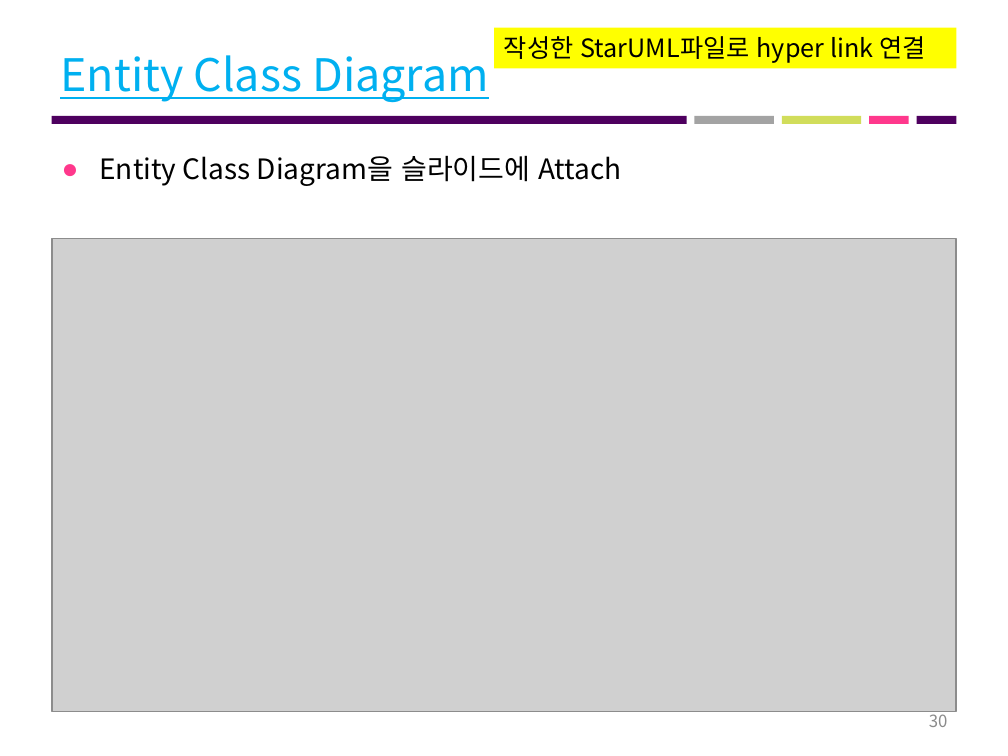
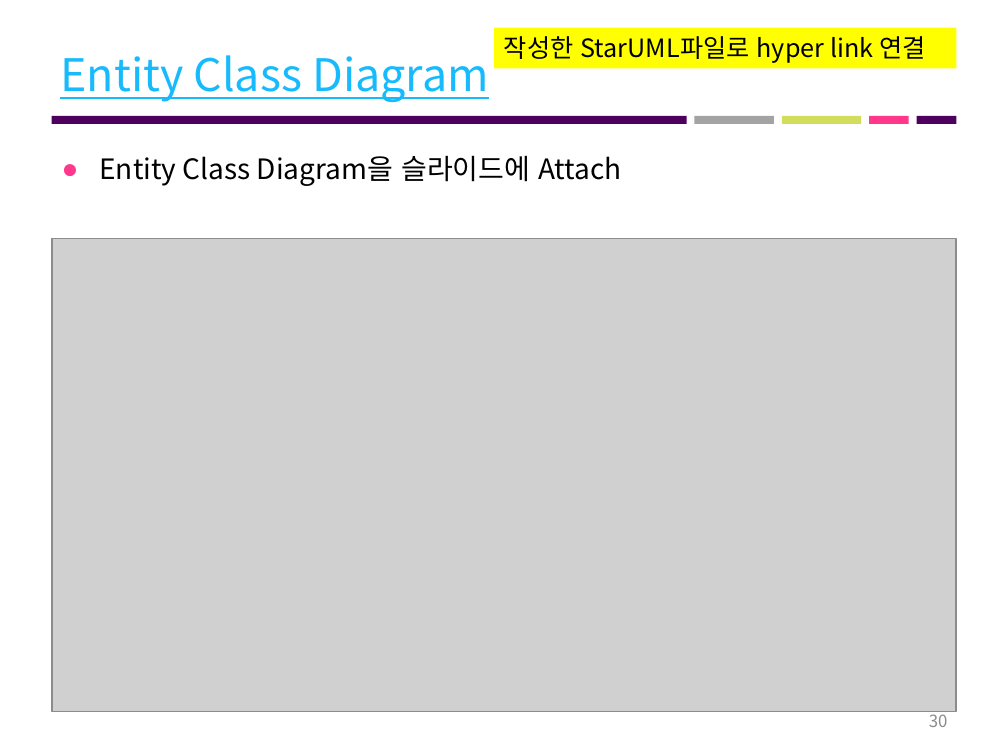
Before and after one commit to 7hong13/FillingGood, a slide deck: slide 30 of 최종산출물/4조 최종결과보고서.pptx. Drawn at 1008x756 pixels with LibreOffice and Linux fonts; fonts in the diff are those of the drawing; grey boxes stand for pictures. Boxes give left, top, right and bottom in pixels: in the first picture for what was removed or moved away, otherwise in the second. Text is boxed around its words. In the diff, an @@ line names an element or a change of style, - is before the commit and + after.

```diff
--- a/최종산출물/4조 최종결과보고서.pptx
+++ b/최종산출물/4조 최종결과보고서.pptx
@@ title "Entity Class Diagram" at (60, 55, 489, 102): text colour #00B0F0 to #17BBFD @@
```
Also in this commit, not shown: 3 other slides changed.
